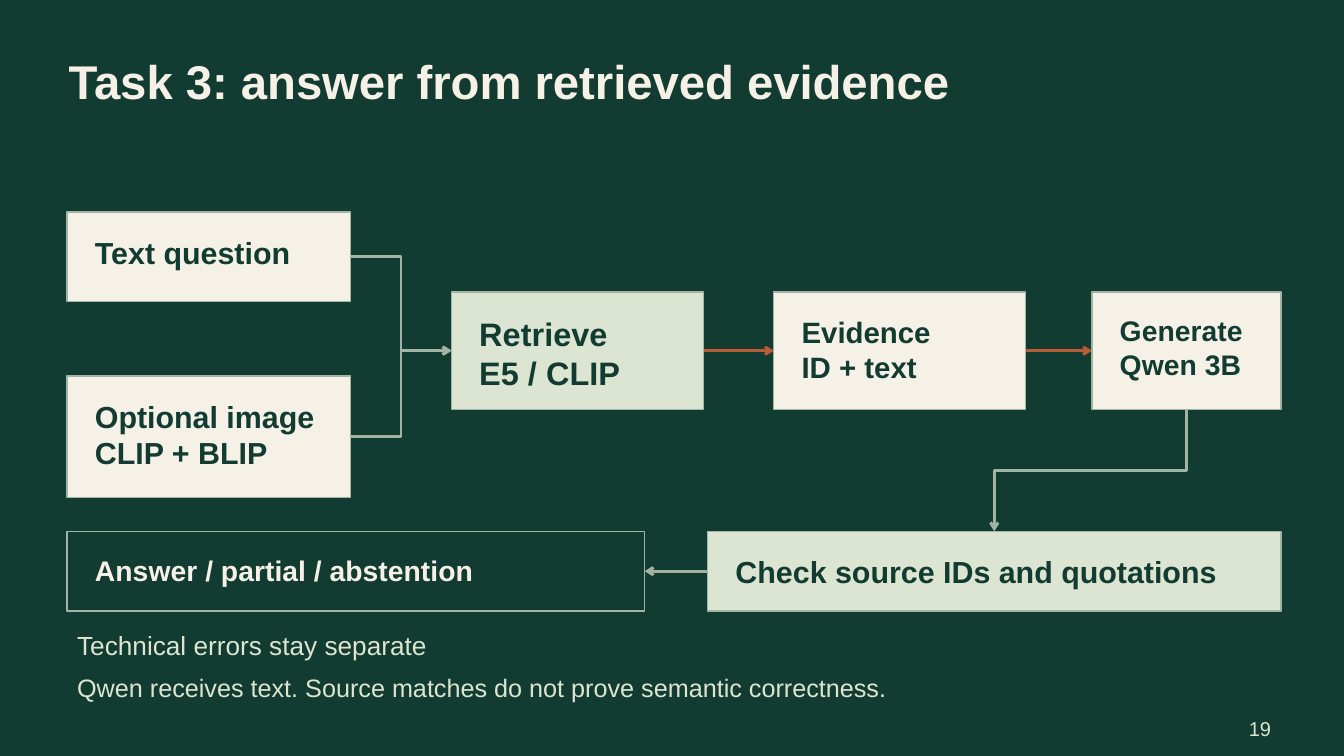
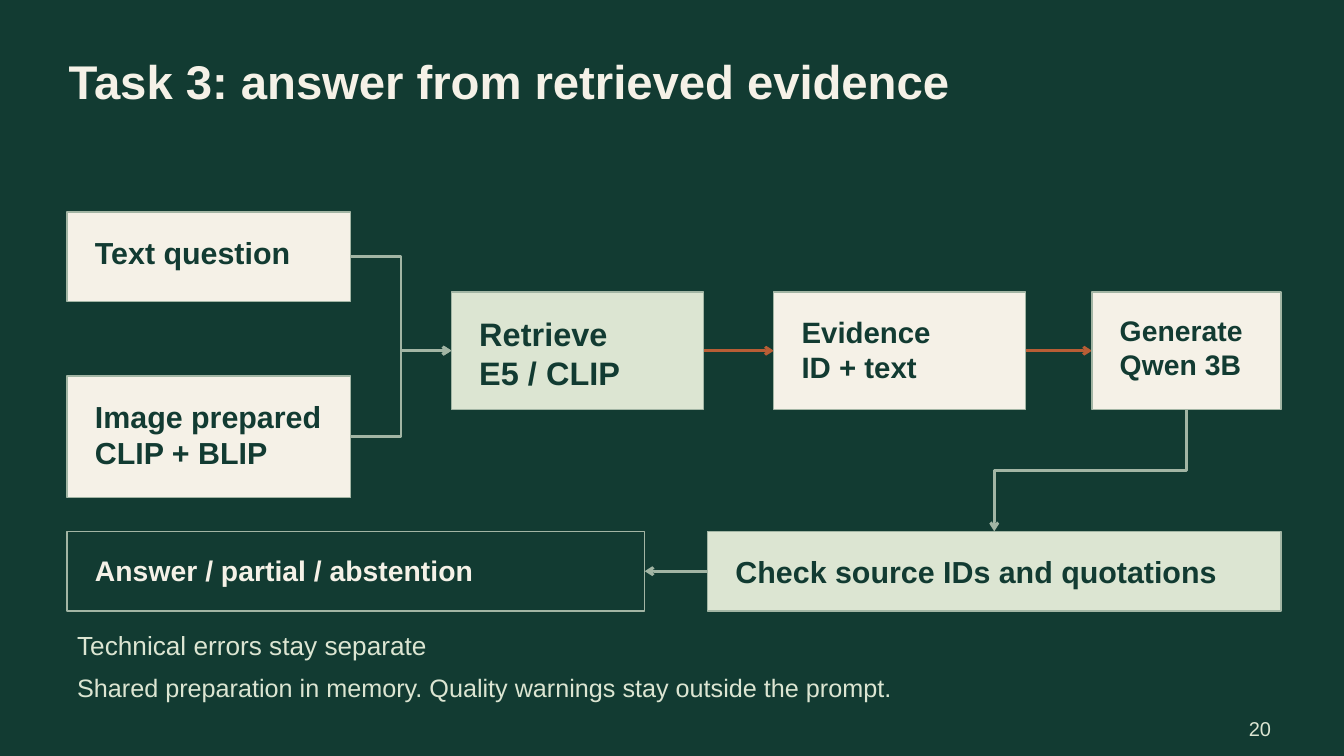
Before and after one commit to SambhavMayani/ADSBDB, a slide deck: slide 20 of docs/presentation/EcoSentinel_presentation.pptx (slide 19 before the commit). Drawn at 1344x756 pixels with LibreOffice and Linux fonts; fonts in the diff are those of the drawing. Boxes give left, top, right and bottom in pixels: in the first picture for what was removed or moved away, otherwise in the second. Text is boxed around its words. In the diff, an @@ line names an element or a change of style, - is before the commit and + after.

```diff
--- a/docs/presentation/EcoSentinel_presentation.pptx
+++ b/docs/presentation/EcoSentinel_presentation.pptx
@@ text at [95,406,321,434]: text changed @@
-Optional image
+Image prepared
@@ text at [77,678,891,703]: text changed @@
-Qwen receives text. Source matches do not prove semantic correctness.
+Shared preparation in memory. Quality warnings stay outside the prompt.
@@ text at [1249,722,1271,736]: text changed @@
-19
+20
```
Also in this commit, not shown: 19 other slides changed, 1 slide added, 29 other files.
